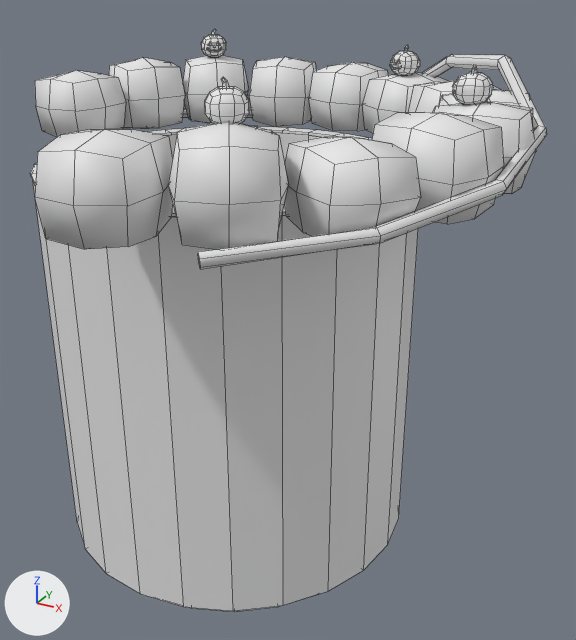
What one commit did to the FBX model Assets/Models/Gates/BallValley/BallValley_Kit_Hole_Corner.fbx.
One viewpoint serves both versions: a camera (50 mm lens) standing at (7.25, -9.28, 2.65) and looking at (1.51, 1.15, -2.57). Lighting does not change. The marker at lower left points along +X, +Y and +Z. The first picture is the older version. Mesh edges are drawn as thin lines. Materials are left out; every surface is plain grey. Where no turn or scale is listed for an object, it has been applied to the vertices. Vertices at exactly the same position are counted once.

The first picture shows 'BallValley_Kit_Hole_Corner'.
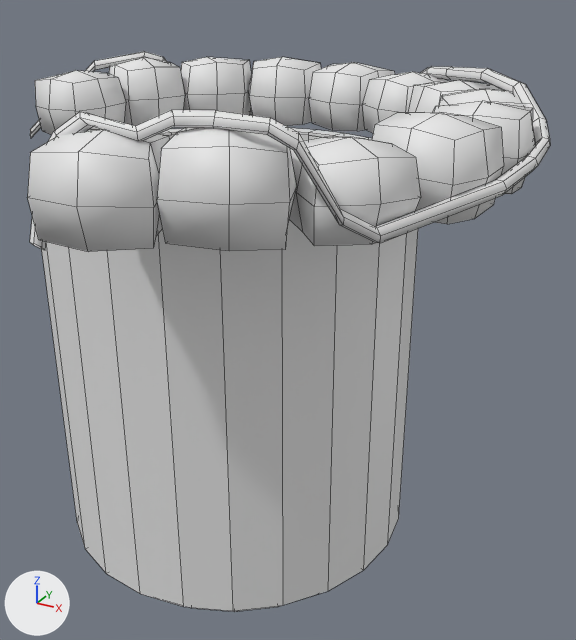
What differs and where, as boxes (x1, y1, x2, y2) in the pictures (576 x 640 px):
```json
{"object": "BallValley_Kit_Hole_Corner", "change": "reshaped", "before": [30, 29, 547, 611], "after": [27, 51, 550, 611]}
{"part": 1, "of": "me_ballvalley_kit_hole_corner", "change": "deleted", "before": [201, 29, 493, 124]}
{"part": 2, "of": "me_ballvalley_kit_hole_corner", "change": "built on", "before": [35, 122, 381, 269], "after": [27, 110, 381, 252]}
{"part": 3, "of": "me_ballvalley_kit_hole_corner", "change": "reshaped", "before": [76, 55, 547, 189], "after": [30, 51, 550, 195]}
```

Scene script edits in JSON lines:
```json
{"block": "me_ballvalley_kit_hole_corner", "where": "# used by ob_ballvalley_kit_hole_corner; location = (0.0, 0.0, 0.0)"}
{"op": "remove", "block": "me_ballvalley_kit_hole_corner", "code": "me_ballvalley_kit_hole_corner.from_pydata(...)  # 1110 vertices, 1040 faces; spans x -3.54..5.15, y -3.56..5.16, z -6.3..1.66"}
{"op": "add", "block": "me_ballvalley_kit_hole_corner", "code": "me_ballvalley_kit_hole_corner.from_pydata(...)  # 782 vertices, 756 faces; spans x -3.9..5.28, y -3.6..5.25, z -6.3..1.36"}
{"block": "me_ballvalley_kit_hole_corner", "change": "me_ballvalley_kit_hole_corner part 1: 24 loose pieces with 448 vertices, spanning x -1.61..4.5, y -2.45..4.2, z 1.01..1.66, are deleted"}
{"block": "me_ballvalley_kit_hole_corner", "change": "me_ballvalley_kit_hole_corner part 2"}
{"block": "me_ballvalley_kit_hole_corner", "change": "4 vertices are removed from x 2.82..2.93, y -3.21..-3.09, z -0.03..0.06"}
{"block": "me_ballvalley_kit_hole_corner", "change": "8 faces are deleted"}
{"block": "me_ballvalley_kit_hole_corner", "change": "4 vertices in x 3.18..3.47, y -2.56..-2.01, z 0.06..1.08 move by (0.11, -0.01, 0.0)"}
{"block": "me_ballvalley_kit_hole_corner", "change": "3 vertices in x 2.61..2.64, y -3.15..-3.05, z 0.1..1.07 move by (-0.18, -0.04, 0.0)"}
{"block": "me_ballvalley_kit_hole_corner", "change": "3 vertices in x 3.84..3.86, y -2.24..-2.12, z 0.05..0.87 move by (-0.12, -0.11, 0.0)"}
{"block": "me_ballvalley_kit_hole_corner", "change": "13 vertices move from x 1.15..3.44, y -3.56..-2.06, z -0.08..1.04 to x 1.11..3.99, y -3.6..-2.08, z 0.01..1.04"}
{"block": "me_ballvalley_kit_hole_corner", "change": "58 vertices are added at x 0.83..4.05, y -3.52..-2.19, z -0.1..1.36"}
{"block": "me_ballvalley_kit_hole_corner", "change": "60 new faces join them"}
{"block": "me_ballvalley_kit_hole_corner", "change": "me_ballvalley_kit_hole_corner part 3"}
{"block": "me_ballvalley_kit_hole_corner", "change": "20 vertices are removed from x -3.22..3.01, y 2.82..5.16, z -0.08..1.36"}
{"block": "me_ballvalley_kit_hole_corner", "change": "29 faces are deleted"}
{"block": "me_ballvalley_kit_hole_corner", "change": "3 vertices in x 1.06..1.59, y 4.89..5.13, z 0.52..0.96 move by (0.16, -0.04, 0.0)"}
{"block": "me_ballvalley_kit_hole_corner", "change": "3 vertices in x 0.56..1.04, y 4.98..5.02, z 0.04..1.01 move by (-0.2, -0.02, 0.0)"}
{"block": "me_ballvalley_kit_hole_corner", "change": "41 vertices move from x -3.31..5.15, y 1.44..5.04, z -0.08..1.5 to x -3.29..5.28, y 0.52..5.01, z -0.08..1.17"}
{"block": "me_ballvalley_kit_hole_corner", "change": "86 vertices are added at x -3.9..5.04, y 1.19..5.25, z -0.15..1.27"}
{"block": "me_ballvalley_kit_hole_corner", "change": "93 new faces join them"}
```
